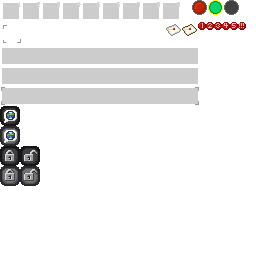
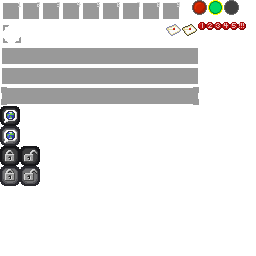
Revision of a layered w=256, h=256 image; what changed, layer by layer:
renamed "select" to "select 合并", painted on it over <box>2,25,65,84</box>
"slots" (2nd of 2, in "slots"): opacity 20% → 40%, painted on it over <box>1,3,199,105</box>
"button" (1st of 3, in "buttons"): opacity 20% → 40%, painted on it over <box>1,3,199,105</box>
"button" (2nd of 3, in "buttons"): opacity 20% → 40%, painted on it over <box>1,25,199,105</box>
renamed "select" to "select 合并", painted on it over <box>1,68,199,105</box>
"button" (3rd of 3, in "buttons"): opacity 20% → 40%, painted on it over <box>1,38,199,105</box>
painted on "背景" over <box>1,3,199,105</box>
